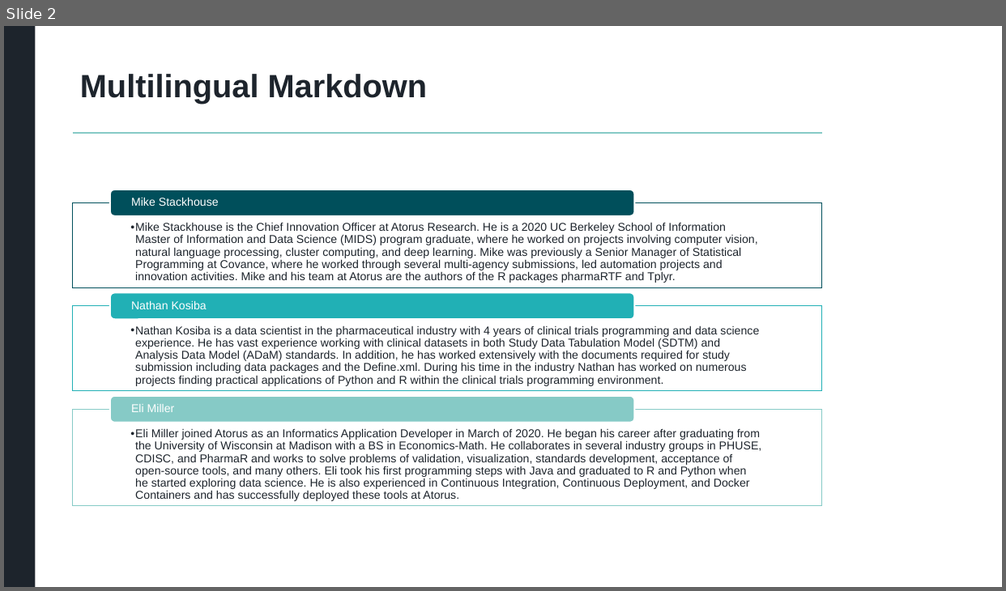
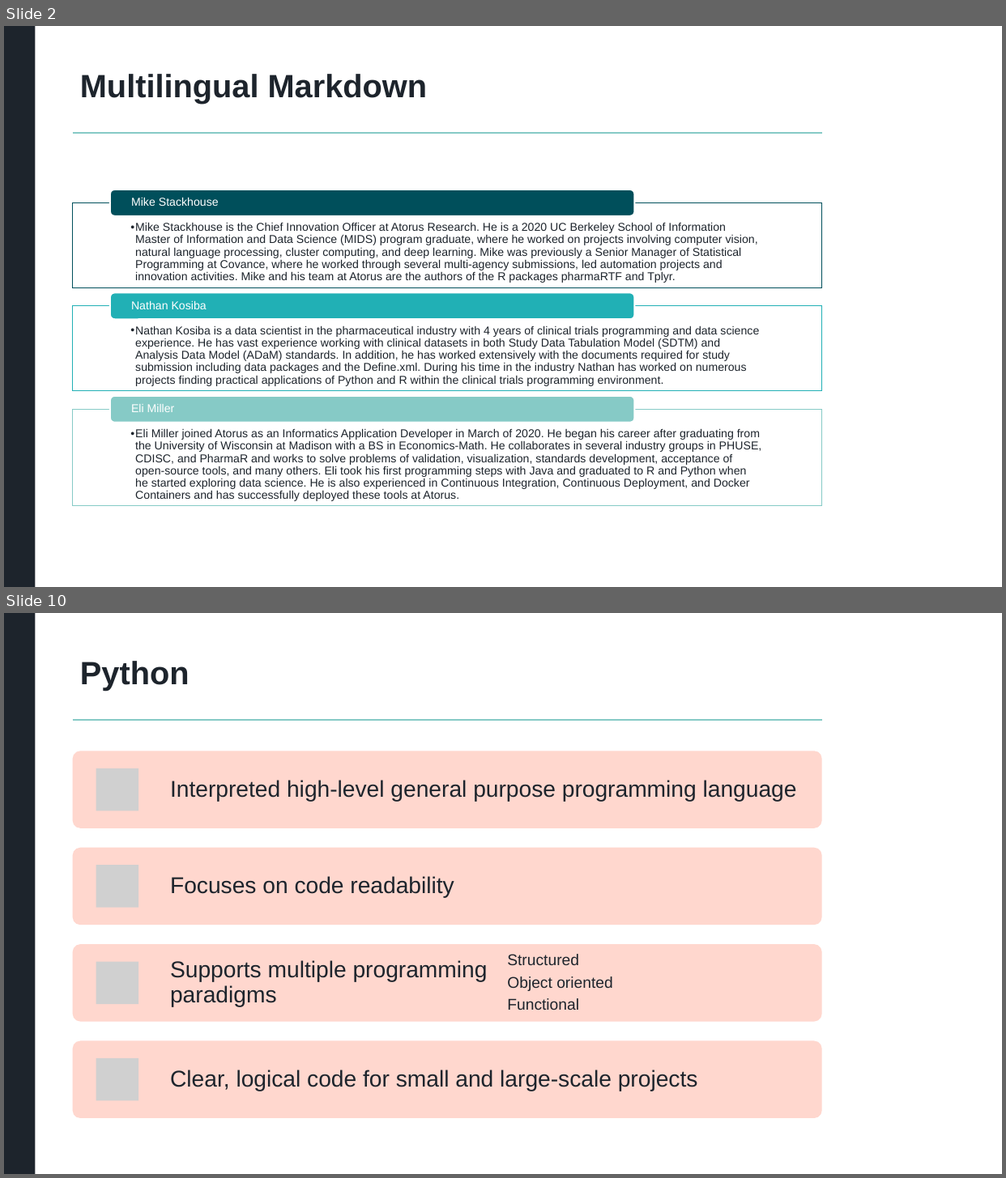
Before and after one commit to atorus-research/MultilingualMarkdown, a slide deck: MultilingualMarkdown.pptx. Shown one above the other, each under a label of ours: slide 2 before the commit, slides 2 and 10 after it; the slides between them are not shown. The pictures are 1006x591 and 1006x1178 pixels, drawn with LibreOffice and Linux fonts; fonts in the diff are those of the drawing; grey boxes stand for pictures; background and template pictures are left out. Boxes give left, top, right and bottom in pixels: in the first picture for what was removed or moved away, otherwise in the second. Text is boxed around its words. In the diff, an @@ line names an element or a change of style, - is before the commit and + after.

```diff
--- a/MultilingualMarkdown.pptx
+++ b/MultilingualMarkdown.pptx
@@ slide 10 added at (4,613,1002,1174), background #FFFFFF; not listed: 2 template elements that a slide beside it also shows @@
@@ title added at (80,661,189,690), 31 pt, text #1D242C, bold @@
+Python
@@ group added at (73,751,822,1118): 5 texts, 4 rounded rectangles, 4 pictures @@
+Interpreted high-level general purpose programming language
+Focuses on code readability
+Supports multiple programming paradigms
+Structured
+Object oriented
+Functional
+Clear, logical code for small and large-scale projects
```
Also in this commit, not shown: 8 slides changed, 17 other slides added, 1 slide removed.
